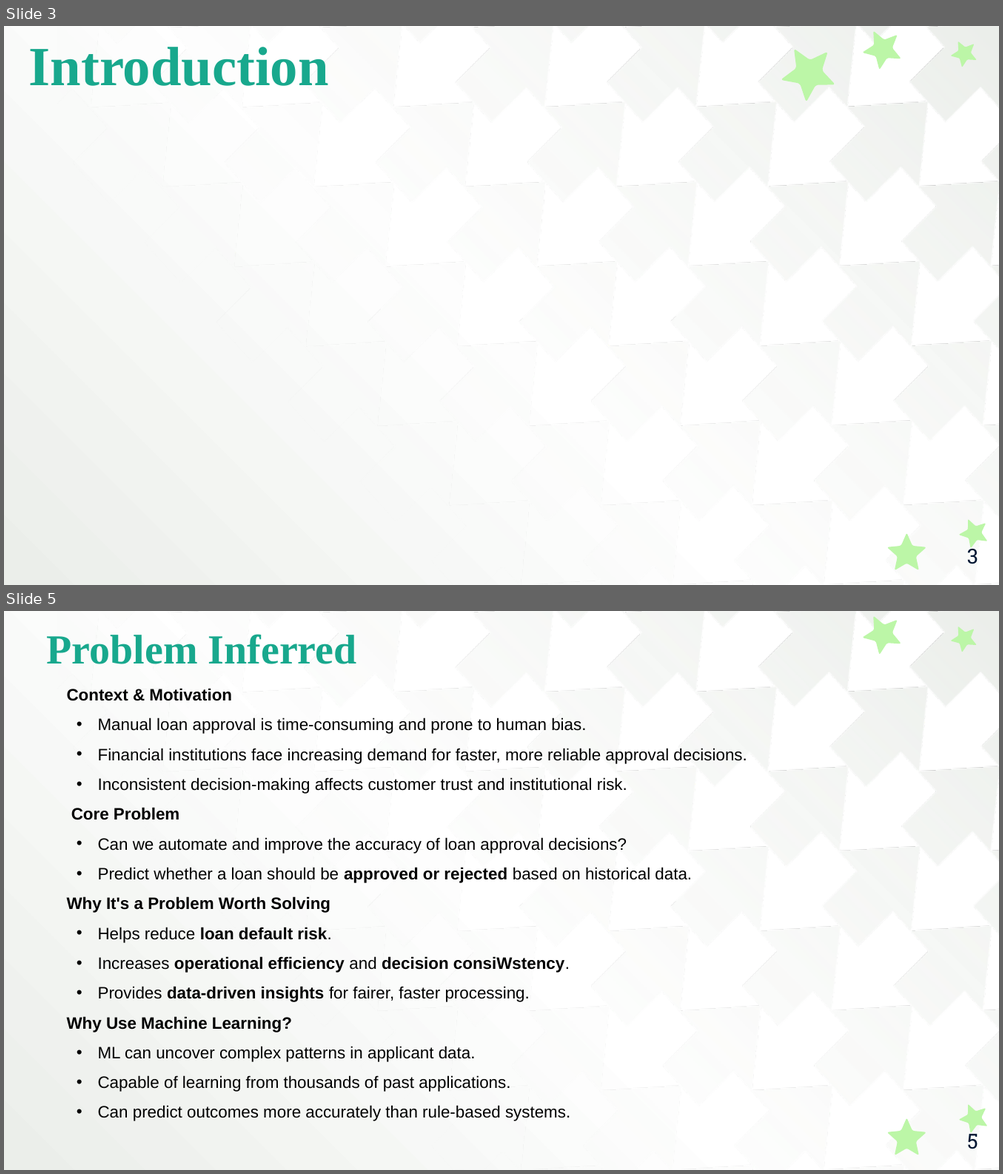
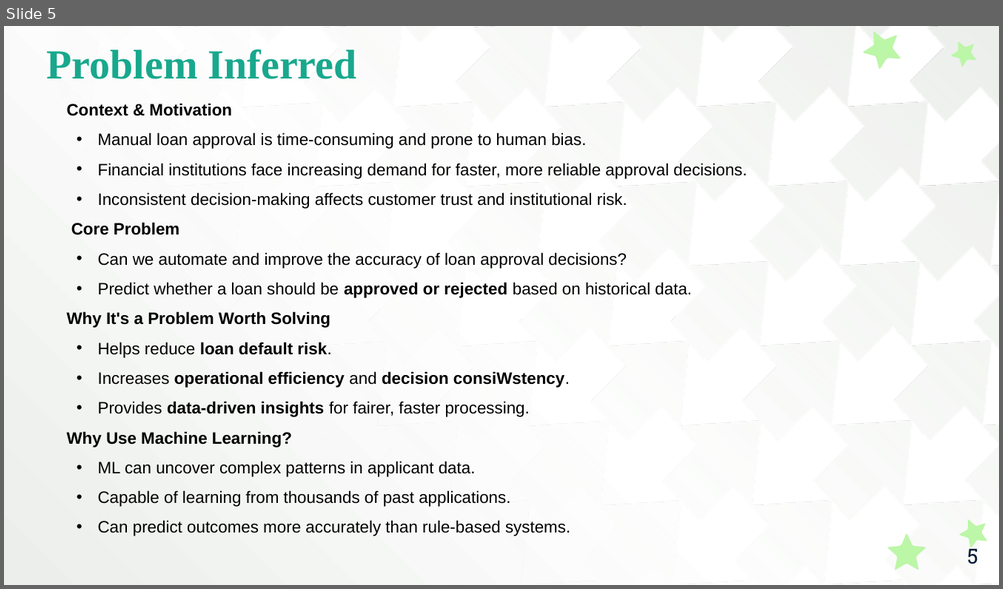
Before and after one commit to ThanigaivelGanapathi/ML-Mini-Project, a slide deck: College Report PPT.pptx. Shown one above the other, each under a label of ours: slides 3 and 5 before the commit, slide 5 after it; the slides between them are not shown. The pictures are 1003x1174 and 1003x589 pixels, drawn with LibreOffice and Linux fonts; fonts in the diff are those of the drawing. Boxes give left, top, right and bottom in pixels: in the first picture for what was removed or moved away, otherwise in the second. Text is boxed around its words. In the diff, an @@ line names an element or a change of style, - is before the commit and + after.

```diff
--- a/College Report PPT.pptx
+++ b/College Report PPT.pptx
@@ slide 3 removed at (4, 26, 999, 585), background gradient #FFFFFF to #EBEEEA; not listed: 1 template element that a slide beside it also shows @@
@@ title removed at (29, 47, 329, 86) @@
-Introduction
@@ freeform shape removed at (774, 36, 845, 107) @@
@@ freeform shape removed at (856, 26, 906, 73) @@
@@ freeform shape removed at (947, 36, 980, 69) @@
@@ freeform shape removed at (956, 514, 994, 552) @@
@@ freeform shape removed at (887, 534, 925, 570) @@
@@ page number removed at (967, 545, 978, 565) @@
-3
```
Also in this commit, not shown: 5 slides changed, 6 slides added, 4 other slides removed.
